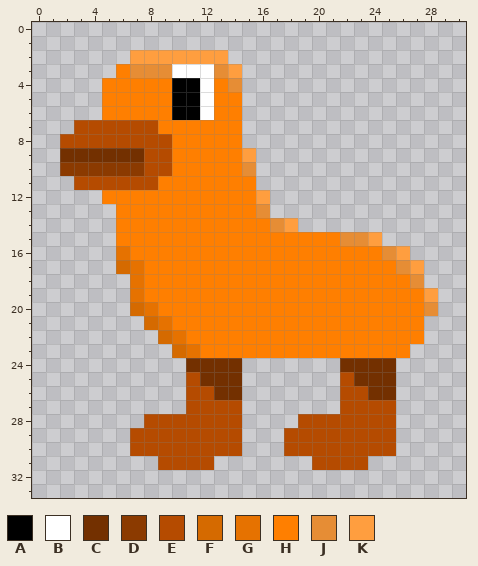
Pixel-art file, stored at assets/zombie_goose.aseprite. Above: the version before the commit.
31x34 pixels, 1 frame.
Palette (. is transparent): A #000000  B #ffffff  C #733000  D #8b3a00  E #b54b00  F #d56a00  G #e67200  H #ff7f00  J #e68d35  K #ff9e3f
And afterwards:
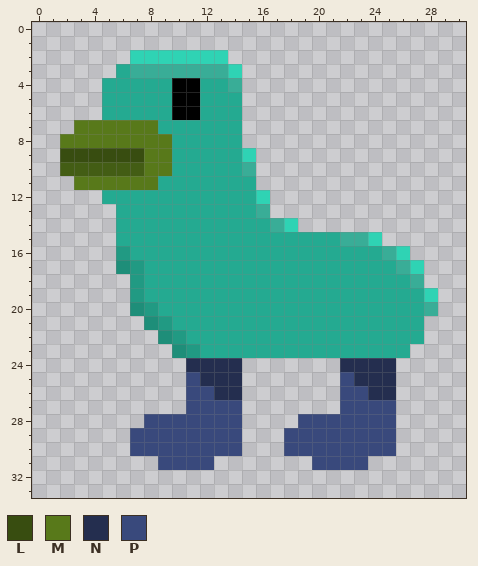
Colours new in this view: L #384d10  M #58791a  N #242e4f  P #39497c
Log entry: zombie combat base
Changes in this commit:
Colour D changes from #8b3a00 to #435d14.
Colour F changes from #d56a00 to #1e8e79.
Colour G changes from #e67200 to #219a83.
Colour H changes from #ff7f00 to #24aa91.
Colour J changes from #e68d35 to #39ad97.
Colour K changes from #ff9e3f to #2fd3b4.
The edit turns colour B into colour H in rows 4 to 6 at x 12.
The edit turns colour B into colour J in row 3 at x 10 to 12.
The edit turns colour C into colour L in row 9 at x 2 to 7.
The edit turns colour E into colour M in row 7 at x 3 to 8; in row 8 at x 2 to 9; in rows 9 to 10 at x 8 to 9; in row 11 at x 3 to 8.
The edit turns colour C into colour N in row 24 at x 11 to 14 and 22 to 25; in row 25 at x 12 to 14 and 23 to 25; in row 26 at x 13 to 14 and 24 to 25.
The edit turns colour E into colour P in row 25 at x 11 and 22; in row 26 at x 11 to 12 and 22 to 23; in row 27 at x 11 to 14 and 22 to 25; in row 28 at x 8 to 14 and 19 to 25; in rows 29 to 30 at x 7 to 14 and 18 to 25; in row 31 at x 9 to 12 and 20 to 23.
Changed places in both pictures, as pixel boxes (x1, y1, x2, y2):
changed: (60, 50, 438, 470)
